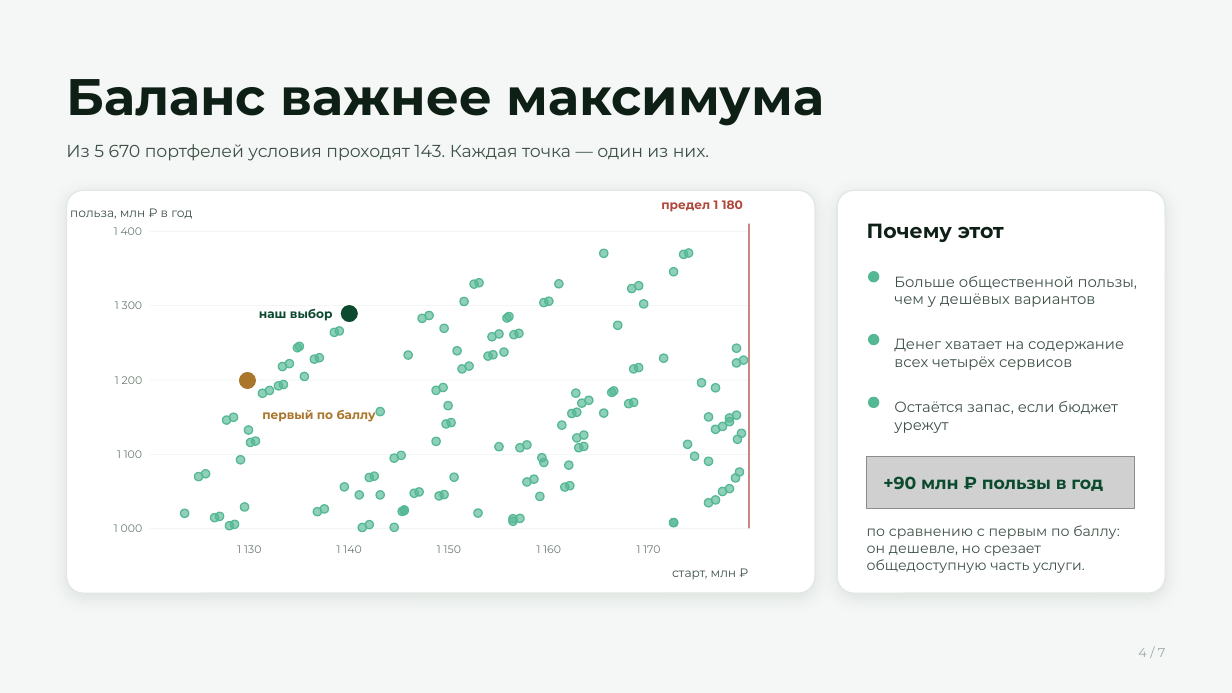
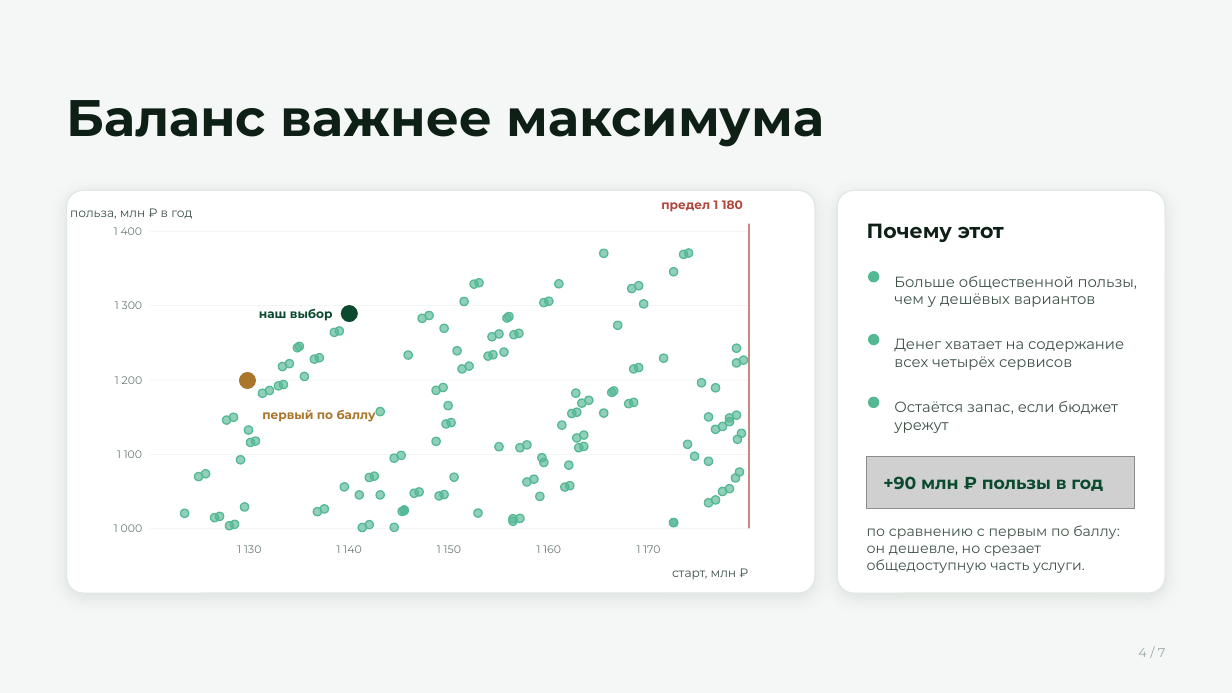
Before and after one commit to pmixay/hackathon-1109, a slide deck: slide 4 of docs/presentation/kosmo-deck.pptx. Drawn at 1232x693 pixels with LibreOffice and Linux fonts; fonts in the diff are those of the drawing; grey boxes stand for pictures. Boxes give left, top, right and bottom in pixels: in the first picture for what was removed or moved away, otherwise in the second. Text is boxed around its words. In the diff, an @@ line names an element or a change of style, - is before the commit and + after.

```diff
--- a/docs/presentation/kosmo-deck.pptx
+++ b/docs/presentation/kosmo-deck.pptx
@@ text "Баланс важнее максимума" moved from (x1=66, y1=79, x2=825, y2=126) to (x1=66, y1=100, x2=825, y2=147) @@
@@ text removed at (x1=66, y1=144, x2=709, y2=161) @@
-Из 5 670 портфелей условия проходят 143. Каждая точка — один из них.
```
Also in this commit, not shown: 10 other slides changed, 15 other files.
